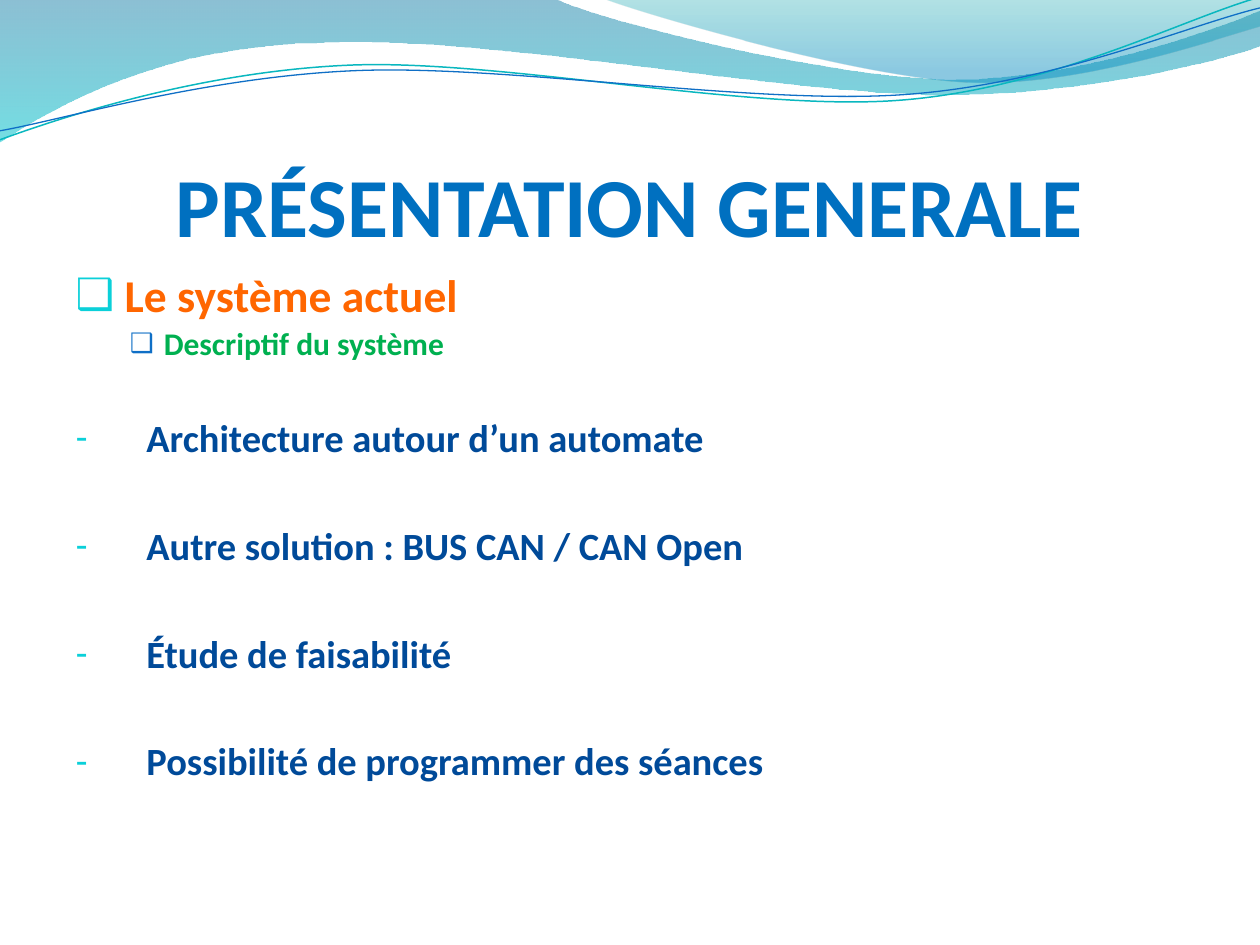
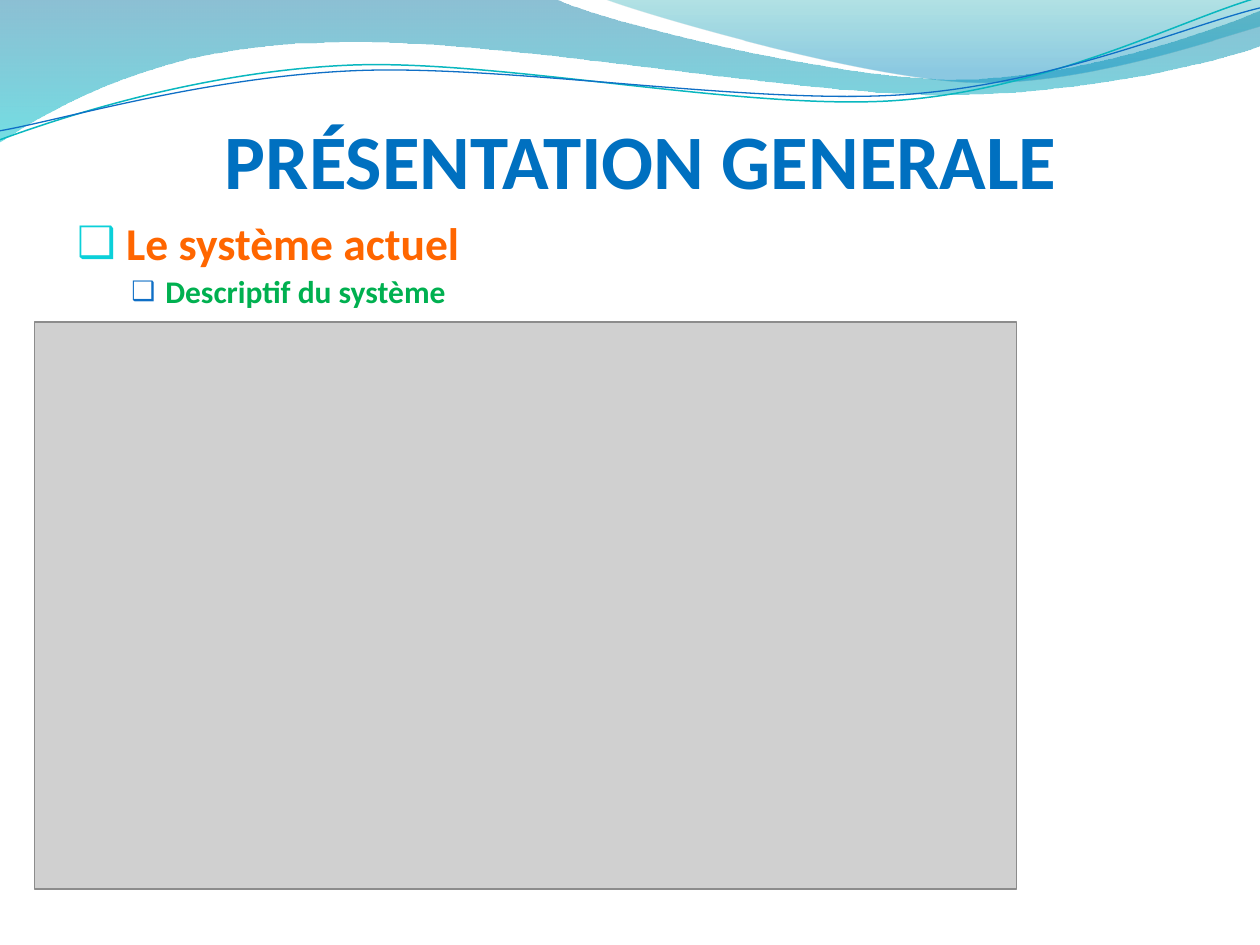
Before and after one commit to hardware/AscenseurPoissons, a slide deck: slide 4 of REVUES/REVUE ANALYSE/RevueAnalysePPT.pptx. Drawn at 1260x945 pixels with LibreOffice and Linux fonts; fonts in the diff are those of the drawing; grey boxes stand for pictures; background and template pictures are left out. Boxes give left, top, right and bottom in pixels: in the first picture for what was removed or moved away, otherwise in the second. Text is boxed around its words. In the diff, an @@ line names an element or a change of style, - is before the commit and + after.

```diff
--- a/REVUES/REVUE ANALYSE/RevueAnalysePPT.pptx
+++ b/REVUES/REVUE ANALYSE/RevueAnalysePPT.pptx
@@ title "PRÉSENTATION GENERALE": place and size @@
-title "PRÉSENTATION GENERALE" at bbox=[176, 168, 1083, 238]
+title "PRÉSENTATION GENERALE" at bbox=[225, 125, 1057, 190]
@@ title "PRÉSENTATION GENERALE" at bbox=[225, 125, 1057, 190]: size 48 to 44 pt @@
@@ text "Le système actuel": place and size @@
-text "Le système actuel" at bbox=[125, 280, 763, 782]
+text "Le système actuel" at bbox=[126, 228, 459, 308]
@@ picture added at bbox=[35, 323, 1017, 890] @@
@@ text at bbox=[146, 424, 763, 782]: paragraphs removed @@
-– Architecture autour d’un automate
-– Autre solution : BUS CAN / CAN Open
-– Étude de faisabilité
-– Possibilité de programmer des séances
```
Also in this commit, not shown: 7 other slides changed, 4 slides added.
